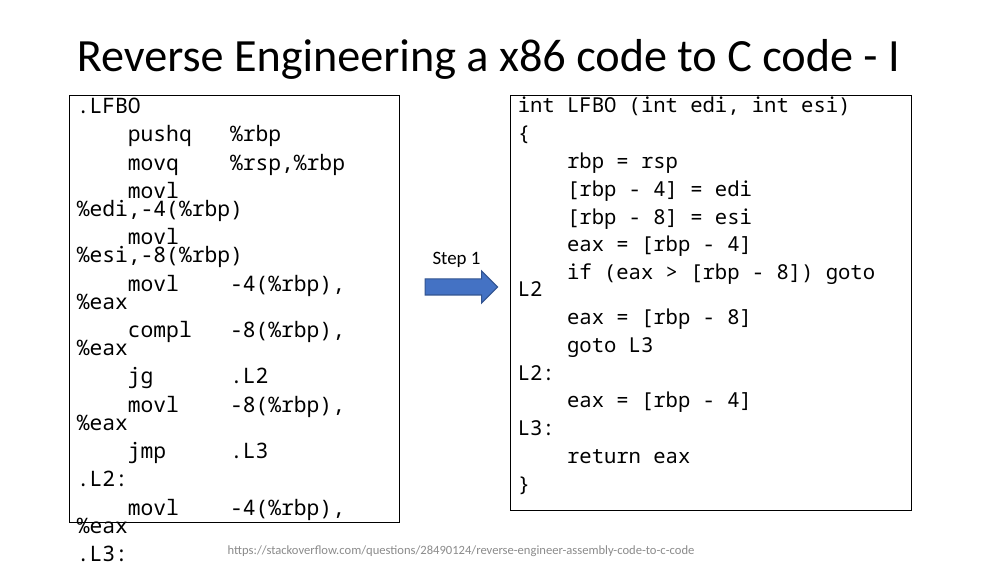
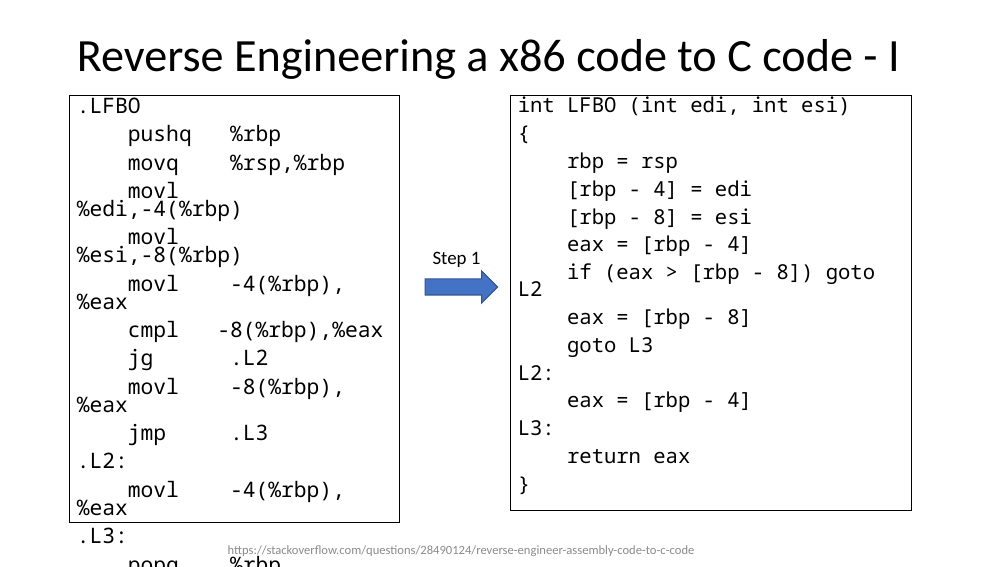
Before and after one commit to ded59/CS449, a slide deck: slide 20 of Recitation6.pptx. Drawn at 1008x567 pixels with LibreOffice and Linux fonts; fonts in the diff are those of the drawing. Boxes give left, top, right and bottom in pixels: in the first picture for what was removed or moved away, otherwise in the second. Text is boxed around its words. In the diff, an @@ line names an element or a change of style, - is before the commit and + after.

```diff
--- a/Recitation6.pptx
+++ b/Recitation6.pptx
@@ text at (128,320,383,342): text changed @@
-compl -8(%rbp),%eax
+cmpl -8(%rbp),%eax
```
Also in this commit, not shown: 1 other file.
